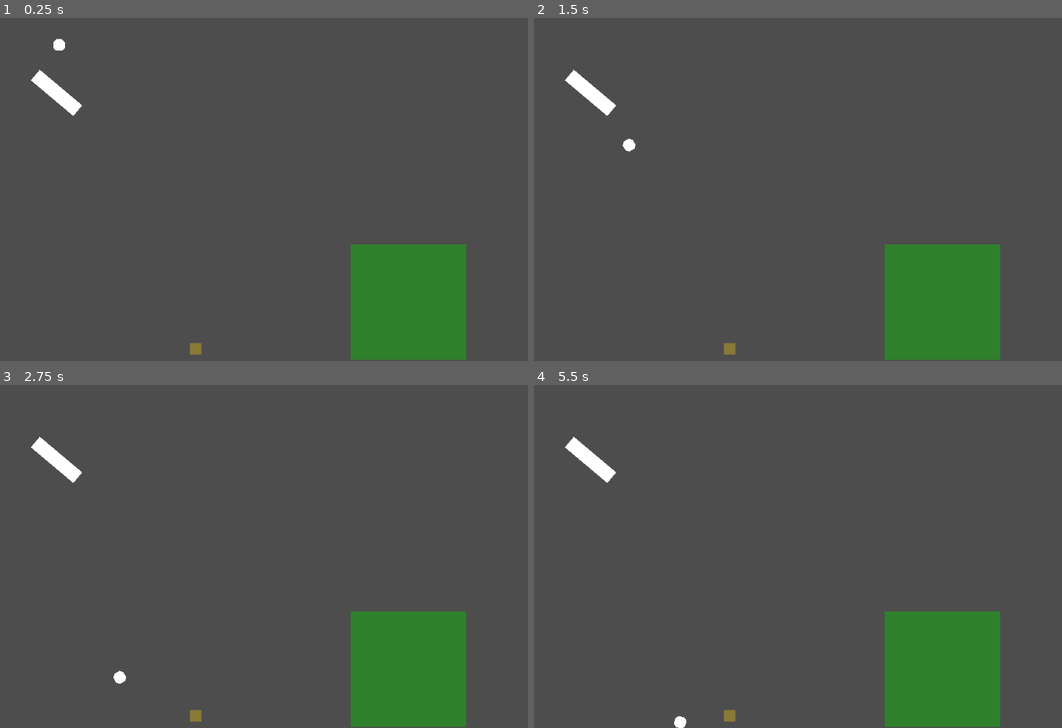
Above: before the commit, frames 1-4 (two rows, left to right).
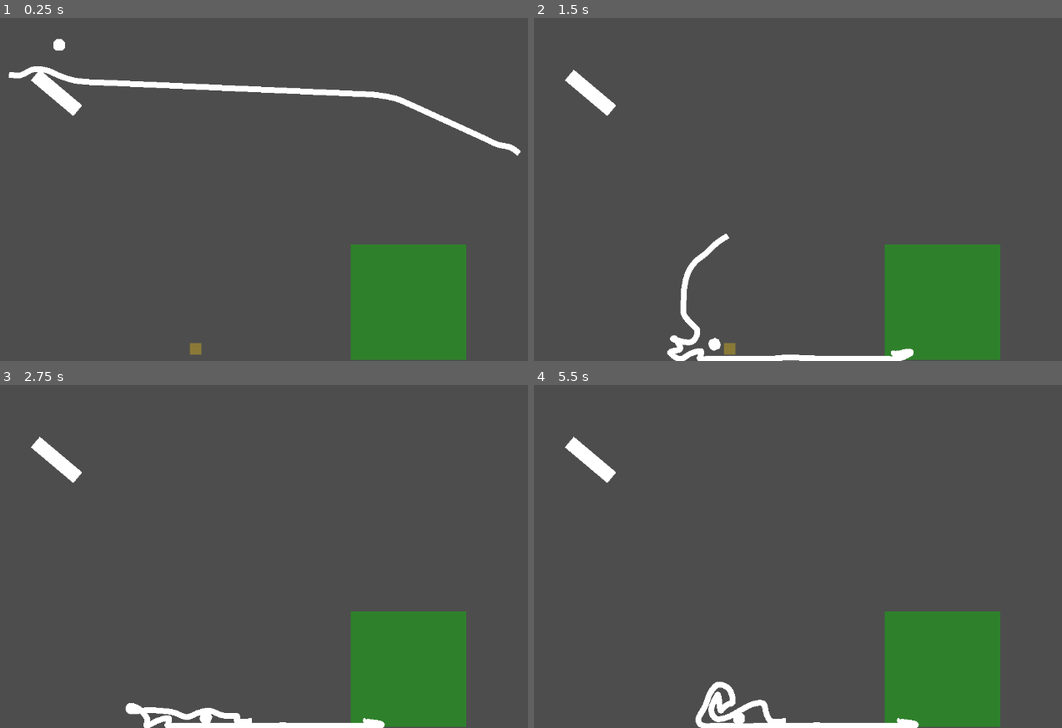
Above: after the commit, the same moments.

Repository: lechaosx/jam-at-fit-vol-2
Game: Godot game, scene res://game.tscn
The game is run twice, just before and just after one commit, with the same random seed, the same clock (stepped at 60 frames per second) and the same inputs.
Inputs:
- Up to frame 1 (0.25 s): no input
- Up to frame 2 (1.5 s): no input
- Up to frame 3 (2.75 s): no input
- Up to frame 4 (5.5 s): no input

The runs differ from the first frame. In frame 1, 1.8% of the frame differs, in the area x 1-99%, y 14-41%; in frame 2, 1.5%; in frame 3, 1.4%; in frame 4, 1.5%.

Commit message:
Add rope

Diff:
--- /dev/null
+++ b/godot/rope.gd
@@ -0,0 +1,85 @@
+extends Line2D
+
+@export var attach_body_a: RigidBody2D
+@export var attach_body_b: RigidBody2D
+
+signal rope_tense_a
+signal rope_tense_b
+
+var segments: Array[RigidBody2D] = []
+var joints: Array[PinJoint2D] = []
+var anchor_a: Node = null
+var anchor_b: Node = null
+
+static func catmull_rom_spline(points: PackedVector2Array, resolution: int = 10) -> PackedVector2Array:
+	if points.size() < 2:
+		return points
+
+	points.insert(0, points[0] - (points[1] - points[0]))
+	points.append(points[-1] + (points[-1] - points[-2]))
+
+	var smooth_points := PackedVector2Array()
+
+	for i in range(1, points.size() - 2):
+		var p0 = points[i - 1]
+		var p1 = points[i]
+		var p2 = points[i + 1]
+		var p3 = points[i + 2]
+
+		for t in range(0, resolution):
+			var tt = t / float(resolution)
+			var tt2 = tt * tt
+			var tt3 = tt2 * tt
+
+			var q = (0.5* ((2.0 * p1) + (-p0 + p2) * tt + (2.0 * p0 - 5.0 * p1 + 4 * p2 - p3) * tt2 + (-p0 + 3.0 * p1 - 3.0 * p2 + p3) * tt3))
+			smooth_points.append(q)
+
+	return smooth_points
+
+func _ready():
+	if points.size() < 2:
+		push_error("Rope needs at least two points.")
+		return
+
+	var segment_distance := 24.0
+
+	for i in range(points.size() - 1):
+		var segment_begin := points[i]
+		var segment_end := points[i + 1]
+
+		var distance := segment_begin.distance_to(segment_end)
+
+
+		for j in range(distance / segment_distance):
+			var segment = preload("res://rope_segment.tscn").instantiate()
+			segment.global_position = segment_begin.lerp(segment_end, (j + 0.5) * segment_distance / distance)
+			segment.global_rotation = (segment_end - segment_begin).angle() + PI / 2
+			segments.append(segment)
+			add_child(segment)
+
+	for i in range(segments.size() - 1):
+		var joint = PinJoint2D.new()
+		joint.node_a = segments[i].get_path()
+		joint.node_b = segments[i + 1].get_path()
+		joint.position.y = - segment_distance / 2
+		segments[i].add_child(joint)
+		joints.append(joint)
+
+	var tension_anchor := preload("res://tension_anchor.tscn")
+
+	anchor_a = tension_anchor.instantiate()
+	anchor_a.body_a = segments.front()
+	anchor_a.body_b = attach_body_a
+	anchor_a.global_position = segments.front().global_position
+	anchor_a.trigger.connect(func(): rope_tense_a.emit())
+	add_child(anchor_a)
+
+	anchor_b = tension_anchor.instantiate()
+	anchor_b.body_a = segments.back()
+	anchor_b.body_b = attach_body_b
+	anchor_b.global_position = segments.back().global_position
+	anchor_b.trigger.connect(func(): rope_tense_b.emit())
+	add_child(anchor_b)
+
+func _process(_delta: float) -> void:
+	points = catmull_rom_spline(segments.map(func(x): return x.position))
--- a/godot/rope.tscn
+++ b/godot/rope.tscn
@@ -1,56 +1,6 @@
-[gd_scene load_steps=3 format=3 uid="uid://v2coglxm5imv"]
+[gd_scene load_steps=2 format=3 uid="uid://v2coglxm5imv"]
 
-[sub_resource type="CircleShape2D" id="CircleShape2D_1a244"]
+[ext_resource type="Script" uid="uid://vpj0kbt01pwe" path="res://rope.gd" id="1_0756u"]
 
-[sub_resource type="CapsuleShape2D" id="CapsuleShape2D_1a244"]
-radius = 5.0
-height = 20.0
-
-[node name="RopePrototype" type="StaticBody2D"]
-
-[node name="CollisionShape2D" type="CollisionShape2D" parent="."]
-shape = SubResource("CircleShape2D_1a244")
-
-[node name="PinJoint2D" type="PinJoint2D" parent="."]
-position = Vector2(0, 30)
-node_a = NodePath("../RigidBody2D")
-node_b = NodePath("../RigidBody2D2")
-
-[node name="PinJoint2D2" type="PinJoint2D" parent="."]
-position = Vector2(0, 50)
-node_a = NodePath("../RigidBody2D2")
-node_b = NodePath("../RigidBody2D3")
-
-[node name="PinJoint2D3" type="PinJoint2D" parent="."]
-position = Vector2(0, 70)
-node_a = NodePath("../RigidBody2D3")
-node_b = NodePath("../RigidBody2D4")
-
-[node name="PinJoint2D4" type="PinJoint2D" parent="."]
-position = Vector2(0, 10)
-node_a = NodePath("..")
-node_b = NodePath("../RigidBody2D")
-
-[node name="RigidBody2D4" type="RigidBody2D" parent="."]
-position = Vector2(0, 80)
-
-[node name="CollisionShape2D" type="CollisionShape2D" parent="RigidBody2D4"]
-shape = SubResource("CapsuleShape2D_1a244")
-
-[node name="RigidBody2D3" type="RigidBody2D" parent="."]
-position = Vector2(0, 60)
-
-[node name="CollisionShape2D" type="CollisionShape2D" parent="RigidBody2D3"]
-shape = SubResource("CapsuleShape2D_1a244")
-
-[node name="RigidBody2D2" type="RigidBody2D" parent="."]
-position = Vector2(0, 40)
-
-[node name="CollisionShape2D" type="CollisionShape2D" parent="RigidBody2D2"]
-shape = SubResource("CapsuleShape2D_1a244")
-
-[node name="RigidBody2D" type="RigidBody2D" parent="."]
-
-[node name="CollisionShape2D" type="CollisionShape2D" parent="RigidBody2D"]
-position = Vector2(0, 20)
-shape = SubResource("CapsuleShape2D_1a244")
+[node name="Rope" type="Line2D"]
+script = ExtResource("1_0756u")
--- /dev/null
+++ b/godot/rope_segment.tscn
@@ -0,0 +1,9 @@
+[gd_scene load_steps=2 format=3 uid="uid://b23p7flymcp25"]
+
+[sub_resource type="CapsuleShape2D" id="CapsuleShape2D_di24j"]
+radius = 4.0
+
+[node name="RopeSegment" type="RigidBody2D"]
+
+[node name="CollisionShape2D" type="CollisionShape2D" parent="."]
+shape = SubResource("CapsuleShape2D_di24j")
--- /dev/null
+++ b/godot/tension_anchor.gd
@@ -0,0 +1,18 @@
+extends RigidBody2D
+
+signal trigger
+
+@export var body_a: PhysicsBody2D = null
+@export var body_b: PhysicsBody2D = null
+
+func _ready() -> void:
+	if body_b:
+		%Spring.node_b = body_b.get_path()
+
+	if body_a:
+		%Joint.node_b = body_a.get_path()
+
+func _process(_delta: float) -> void:
+	if body_a and body_b:
+		if body_a.global_position.distance_to(body_b.global_position) > 50:
+			trigger.emit()
--- /dev/null
+++ b/godot/tension_anchor.tscn
@@ -0,0 +1,22 @@
+[gd_scene load_steps=3 format=3 uid="uid://dynx41sflngpo"]
+
+[ext_resource type="Script" uid="uid://0hhfa7tbdxu7" path="res://tension_anchor.gd" id="1_nfki7"]
+
+[sub_resource type="CircleShape2D" id="CircleShape2D_xbfe0"]
+
+[node name="TensionAnchor" type="RigidBody2D"]
+collision_layer = 0
+collision_mask = 0
+gravity_scale = 0.0
+script = ExtResource("1_nfki7")
+
+[node name="CollisionShape2D" type="CollisionShape2D" parent="."]
+shape = SubResource("CircleShape2D_xbfe0")
+
+[node name="Spring" type="DampedSpringJoint2D" parent="."]
+unique_name_in_owner = true
+node_a = NodePath("..")
+
+[node name="Joint" type="PinJoint2D" parent="."]
+unique_name_in_owner = true
+node_a = NodePath("..")
--- a/godot/world.tscn
+++ b/godot/world.tscn
@@ -52,5 +52,6 @@
 position = Vector2(442, 627)
 associatedBall = NodePath("../../Ball")
 
-[node name="RopePrototype" parent="." instance=ExtResource("6_dwbse")]
-position = Vector2(236, 114)
+[node name="Rope" parent="." instance=ExtResource("6_dwbse")]
+position = Vector2(-27, 6)
+points = PackedVector2Array(128, 123, 805, 153, 1045, 263)
Not shown, added: godot/rope.gd.uid
Not shown, added: godot/tension_anchor.gd.uid
